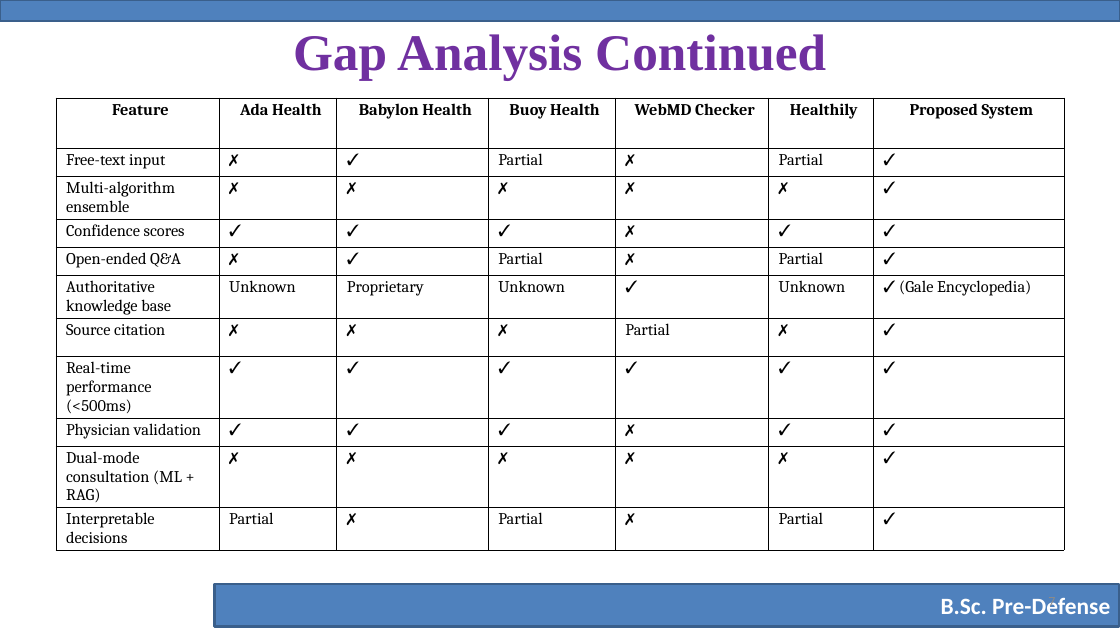
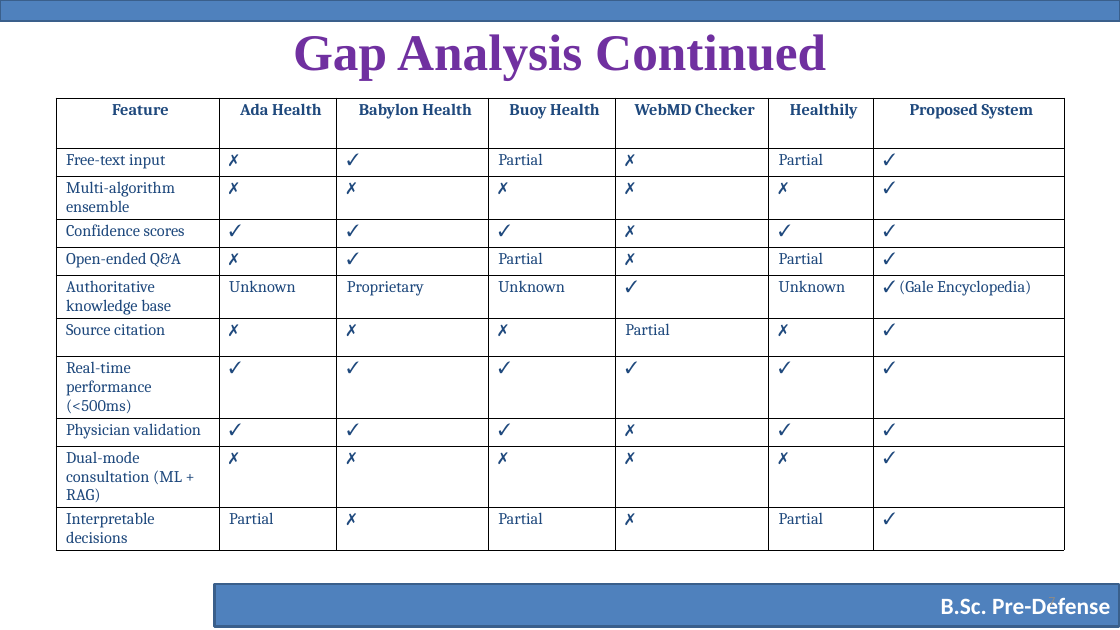
Before and after one commit to Mehedihasan444/presentation-slides, a slide deck: slide 7 of (221-15-4680)Pre-Defense Slide.pptx. Drawn at 1120x630 pixels with LibreOffice and Linux fonts; fonts in the diff are those of the drawing; background and template pictures are left out. Boxes give left, top, right and bottom in pixels: in the first picture for what was removed or moved away, otherwise in the second. Text is boxed around its words. In the diff, an @@ line names an element or a change of style, - is before the commit and + after.

```diff
--- a/(221-15-4680)Pre-Defense Slide.pptx
+++ b/(221-15-4680)Pre-Defense Slide.pptx
@@ table at box(56, 98, 1064, 576) @@
@@ text colour #000000 to #1F497D @@
```
Also in this commit, not shown: 2 other slides changed.
